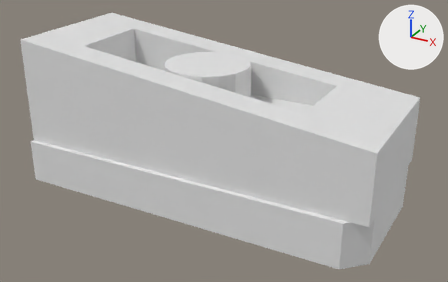
A saved change to the Blender file runs/2026-08-21_scotch-c38-blockout/c38_blockout.blend.
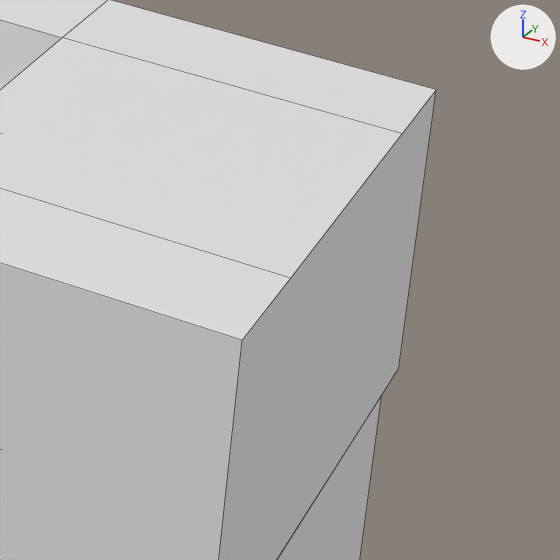
Old and new are each drawn whole from a camera (50 mm lens) standing at (128.3, -225.9, 138.1) and looking at (5.5, -2.6, 26.4) and again close up on the part from 72% to 100% of the width and 28% to 72% of the height. The axes (+X, +Y, +Z) are drawn at upper right. The lights are the same throughout. The older version's two pictures come first. The close-ups show mesh edges as thin lines.

Objects in the first close-up: 'UpperShell_HIGH', 'WeightedBase_HIGH'.
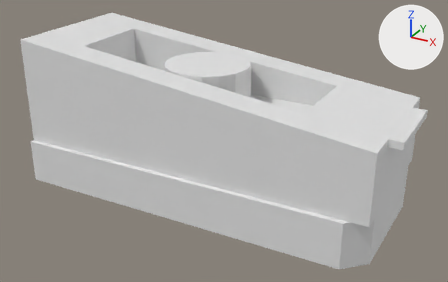
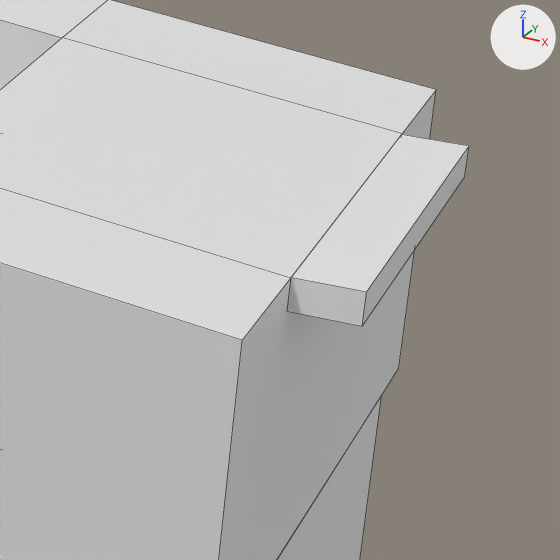
Commit message: Add the Scotch C38 cutter blade -- all five planned components now present

Boxes (x1, y1, x2, y2) around the edits, measured in the close-ups (560 x 560 px):
'CutterBlade', added
    after: (287, 135, 469, 326)

What the commit changed:
Mesh me_cutterblade is new.
It is a box spanning x -3.0..3.0, y -18.5..18.5, z -1.5..1.5.
Object 'CutterBlade' (ob_cutterblade) is new; it shows me_cutterblade.
Its location is (84.3, 0.0, 47.6).
